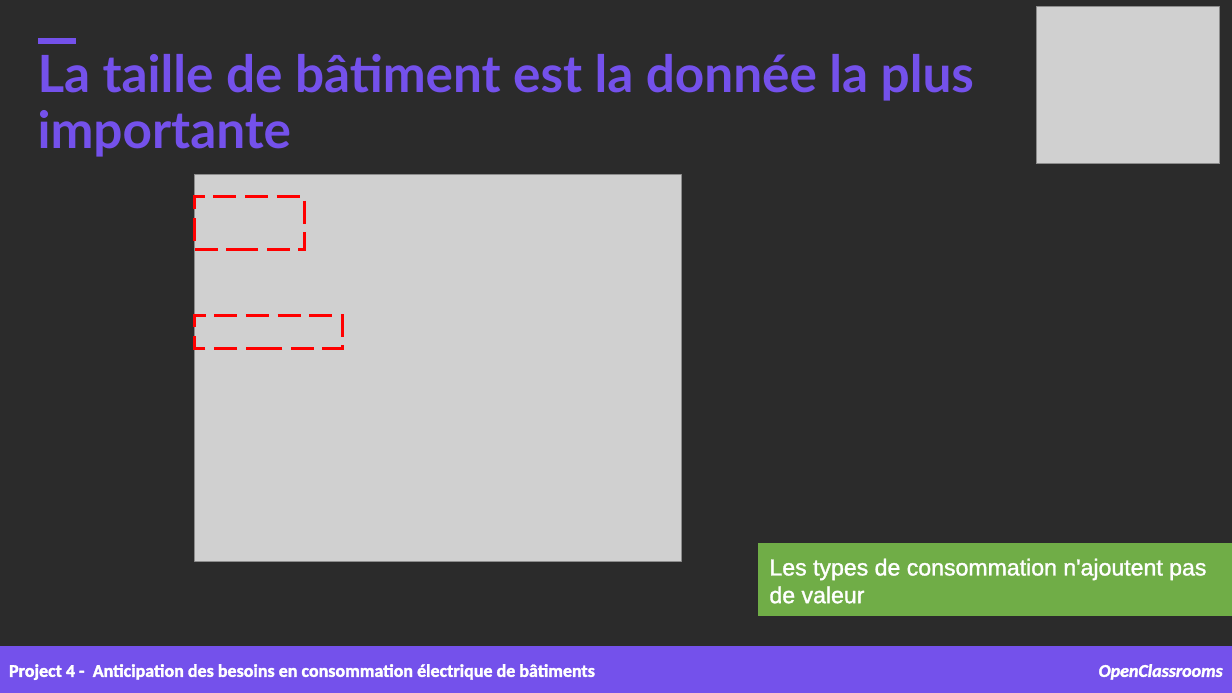
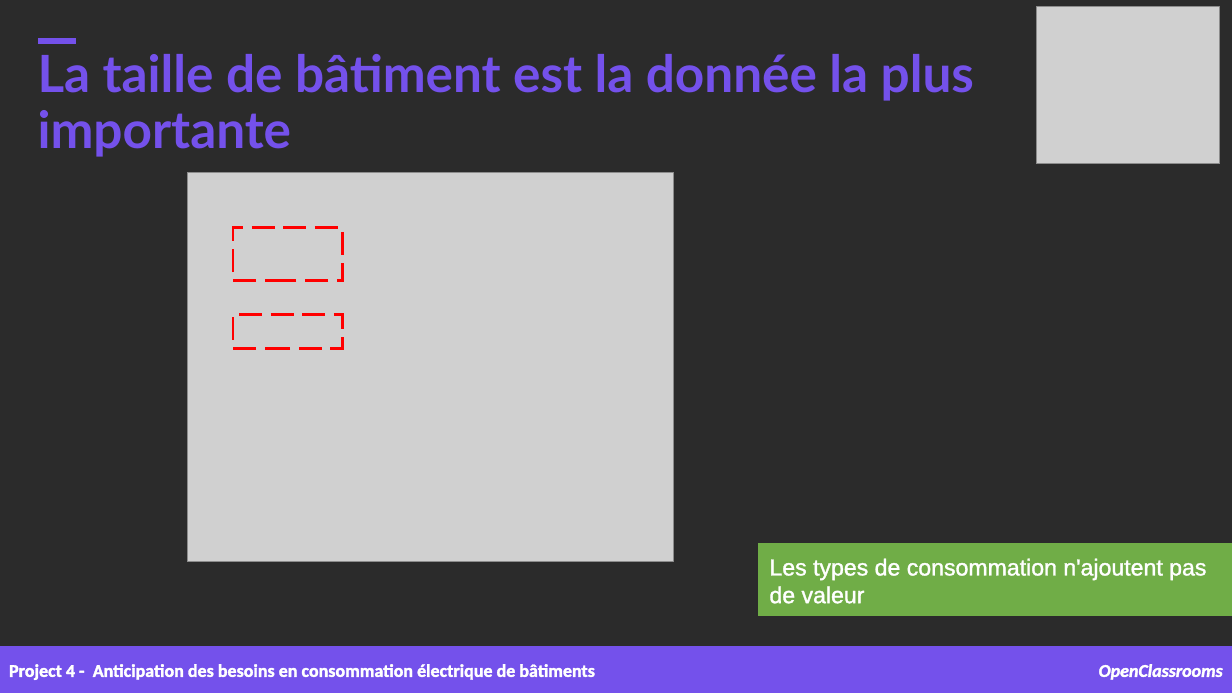
Before and after one commit to samirhinojosa/OC-P4-consumption-needs-of-buildings, a slide deck: slide 29 of supports/P4_presentation v1.pptx. Drawn at 1232x693 pixels with LibreOffice and Linux fonts; fonts in the diff are those of the drawing; grey boxes stand for pictures; background and template pictures are left out; a plain dark background stands for a picture behind light text. Boxes give left, top, right and bottom in pixels: in the first picture for what was removed or moved away, otherwise in the second. Text is boxed around its words. In the diff, an @@ line names an element or a change of style, - is before the commit and + after.

```diff
--- a/supports/P4_presentation v1.pptx
+++ b/supports/P4_presentation v1.pptx
@@ picture: place and size @@
-picture at (195,175,682,561)
+picture at (188,172,675,561)
@@ rectangle: place and size @@
-rectangle at (195,197,304,250)
+rectangle at (233,227,342,280)
@@ rectangle: place and size @@
-rectangle at (195,315,343,348)
+rectangle at (233,314,342,348)
```
Also in this commit, not shown: 11 other slides changed, 1 slide added, 4 other files.
